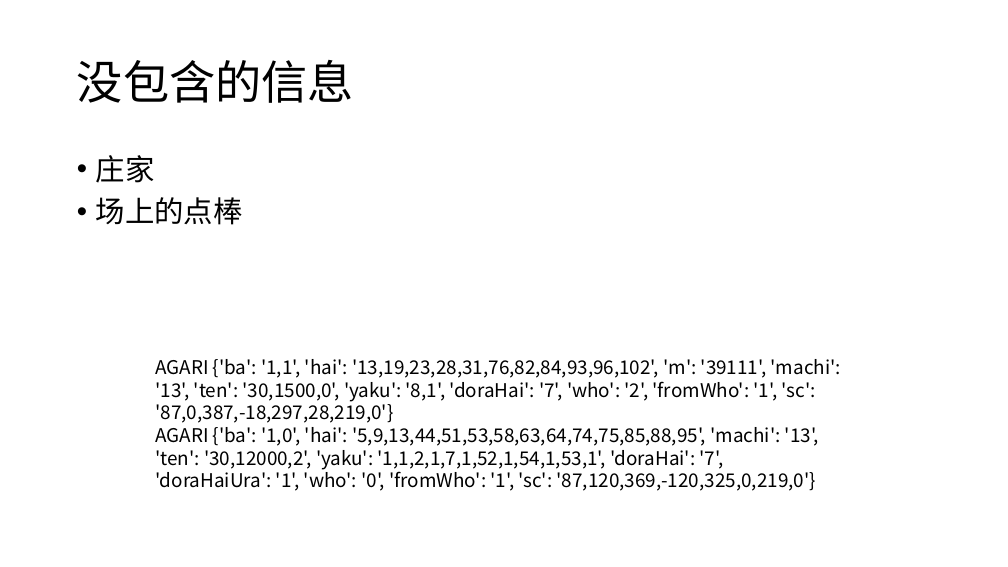
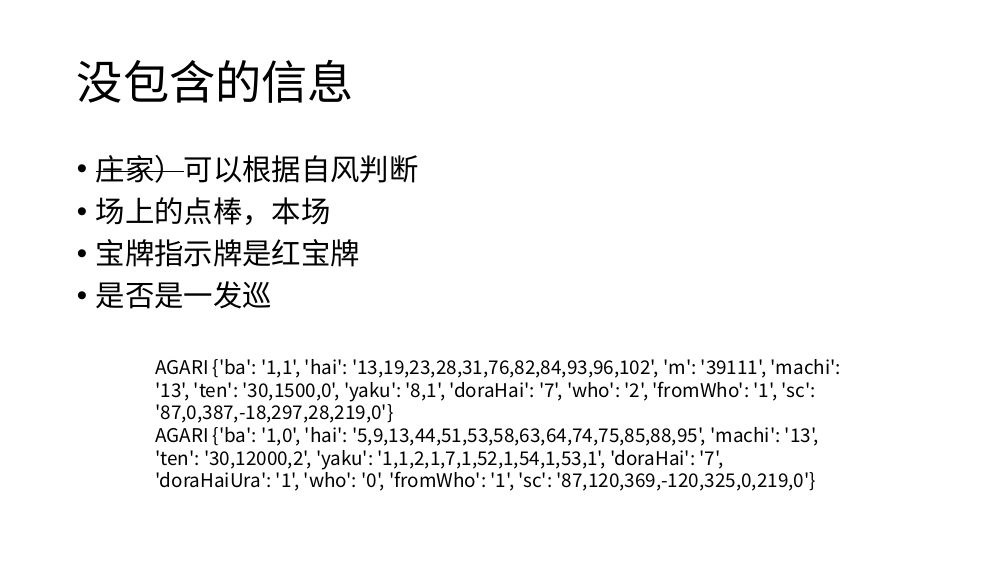
Before and after one commit to zyr17/mahjong, a slide deck: slide 6 of AI/FrostVer3.pptx (slide 5 before the commit). Drawn at 1008x567 pixels with LibreOffice and Linux fonts; fonts in the diff are those of the drawing. Boxes give left, top, right and bottom in pixels: in the first picture for what was removed or moved away, otherwise in the second. Text is boxed around its words. In the diff, an @@ line names an element or a change of style, - is before the commit and + after.

```diff
--- a/AI/FrostVer3.pptx
+++ b/AI/FrostVer3.pptx
@@ text at [96, 155, 419, 309]: text changed @@
-• 庄家
-• 场上的点棒
+• 庄家）可以根据自风判断
+• 场上的点棒，本场
+• 宝牌指示牌是红宝牌
+• 是否是一发巡
```
Also in this commit, not shown: 2 other slides changed, 1 slide added, 1 other file.
